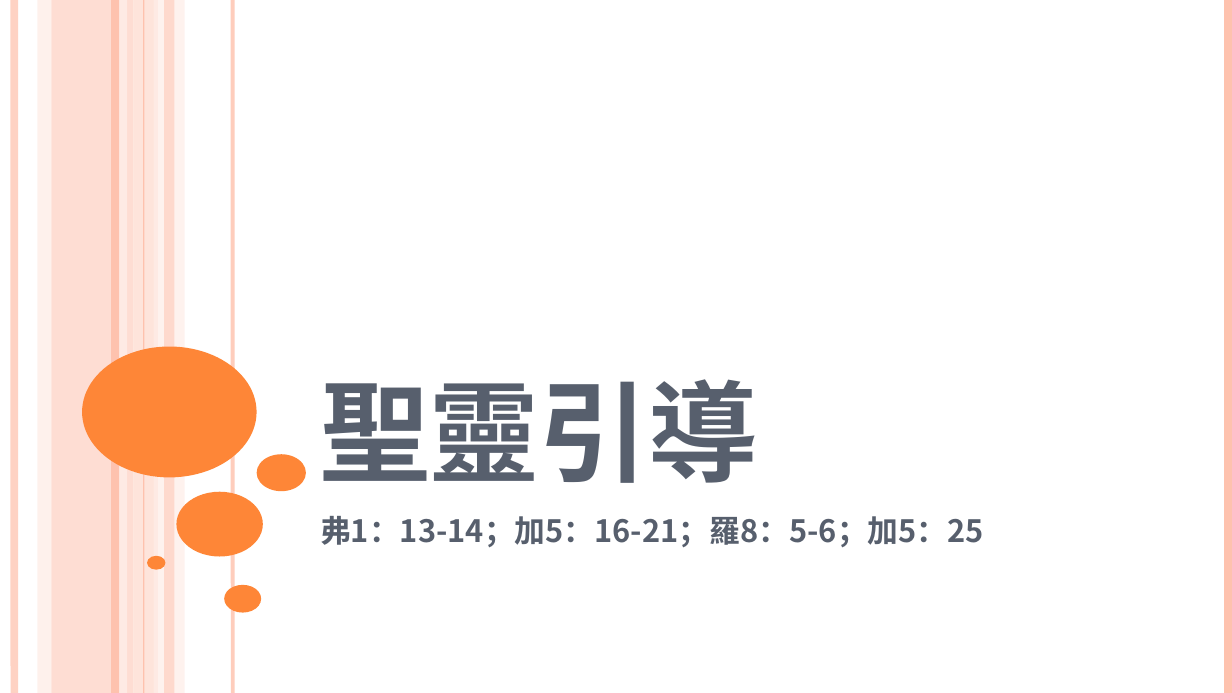
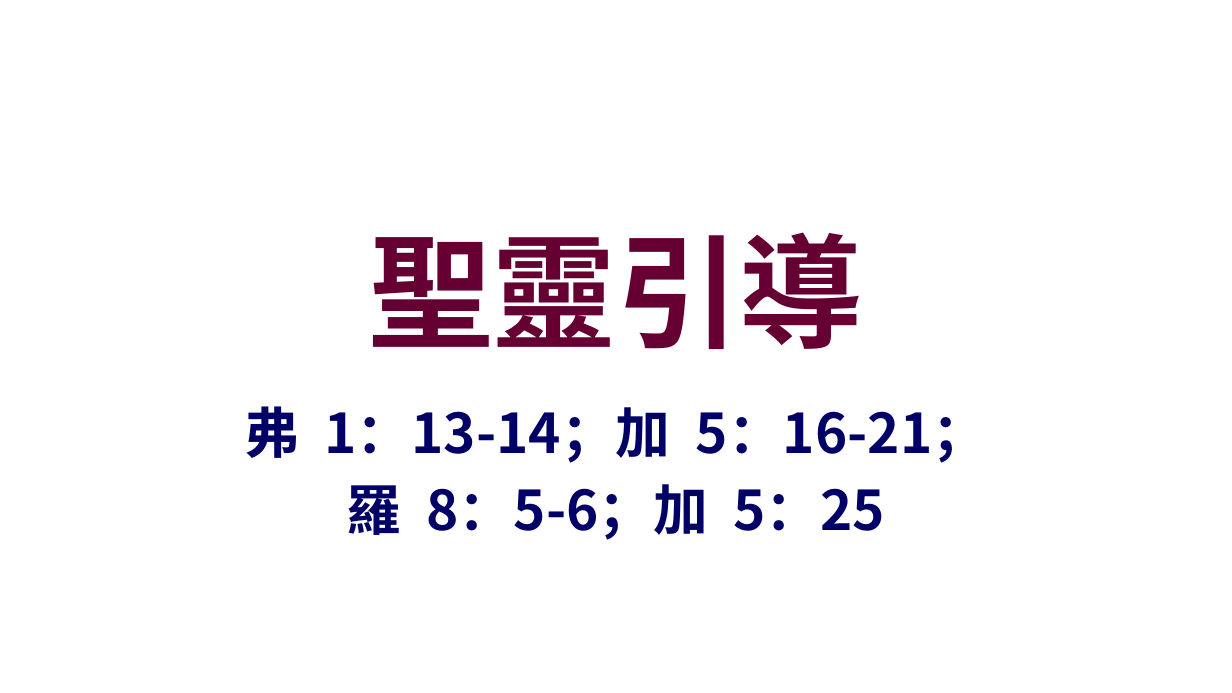
Before and after one commit to batisuoc/worship-resources, a slide deck: slide 1 of 11聖靈引導.pptx. Drawn at 1232x693 pixels with LibreOffice and Linux fonts; fonts in the diff are those of the drawing; background and template pictures are left out. Boxes give left, top, right and bottom in pixels: in the first picture for what was removed or moved away, otherwise in the second. Text is boxed around its words. In the diff, an @@ line names an element or a change of style, - is before the commit and + after.

```diff
--- a/11聖靈引導.pptx
+++ b/11聖靈引導.pptx
@@ line removed from (15, 0) to (15, 692) @@
@@ rectangle removed at bbox=[37, 0, 51, 692] @@
@@ rectangle removed at bbox=[52, 0, 134, 692] @@
@@ line removed from (115, 0) to (115, 692) @@
@@ line removed from (123, 0) to (123, 692) @@
@@ rectangle removed at bbox=[133, 0, 158, 692] @@
@@ line removed from (144, 0) to (144, 692) @@
@@ rectangle removed at bbox=[154, 0, 185, 692] @@
@@ rectangle removed at bbox=[164, 0, 174, 692] @@
@@ line removed from (233, 0) to (233, 692) @@
@@ line removed from (1228, 0) to (1228, 692) @@
@@ title "聖靈引導": place and size @@
-title "聖靈引導" at bbox=[320, 379, 758, 483]
+title "聖靈引導" at bbox=[370, 232, 863, 349]
@@ title "聖靈引導" at bbox=[370, 232, 863, 349]: size 80 to 72 pt, font Noto Sans CJK TC to Noto Sans CJK SC, text colour #575F6D to #660033, small capitals off; alignment left to centre; vertical alignment bottom to middle @@
@@ ellipse removed at bbox=[83, 346, 257, 477] @@
@@ subtitle at bbox=[245, 406, 988, 540]: text changed; size 18 to 32 pt; font Noto Sans CJK TC to Noto Sans CJK SC; text colour #575F6D to #000066 @@
-弗1：13-14；加5：16-21；羅8：5-6；加5：25
+弗 1：13-14；加 5：16-21；
+羅 8：5-6；加 5：25
@@ ellipse removed at bbox=[256, 455, 306, 492] @@
@@ ellipse removed at bbox=[176, 492, 262, 557] @@
@@ ellipse removed at bbox=[147, 556, 165, 569] @@
@@ ellipse removed at bbox=[224, 585, 261, 614] @@
```
Also in this commit, not shown: 6 other slides changed, 1 other file.
